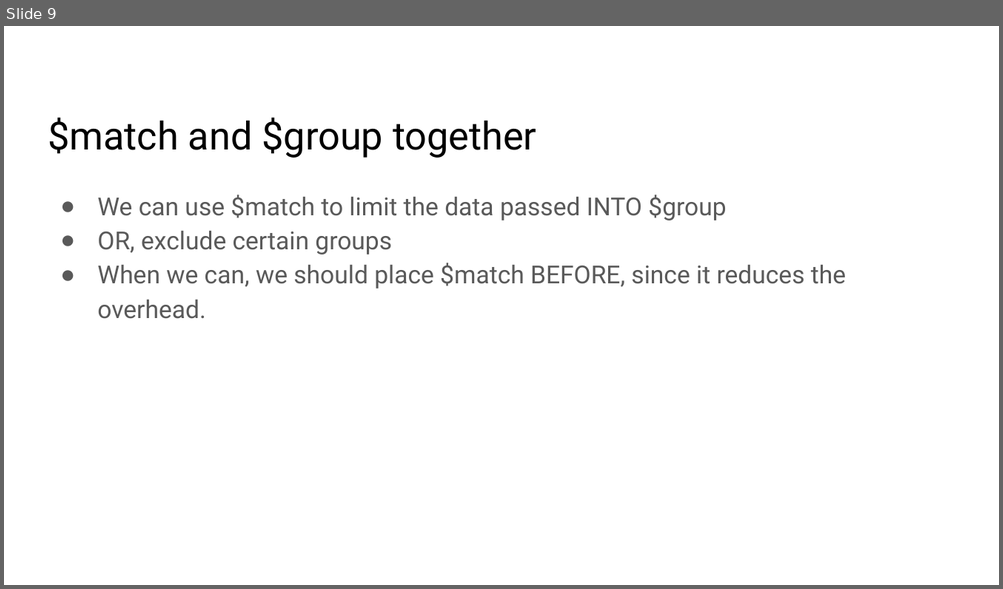
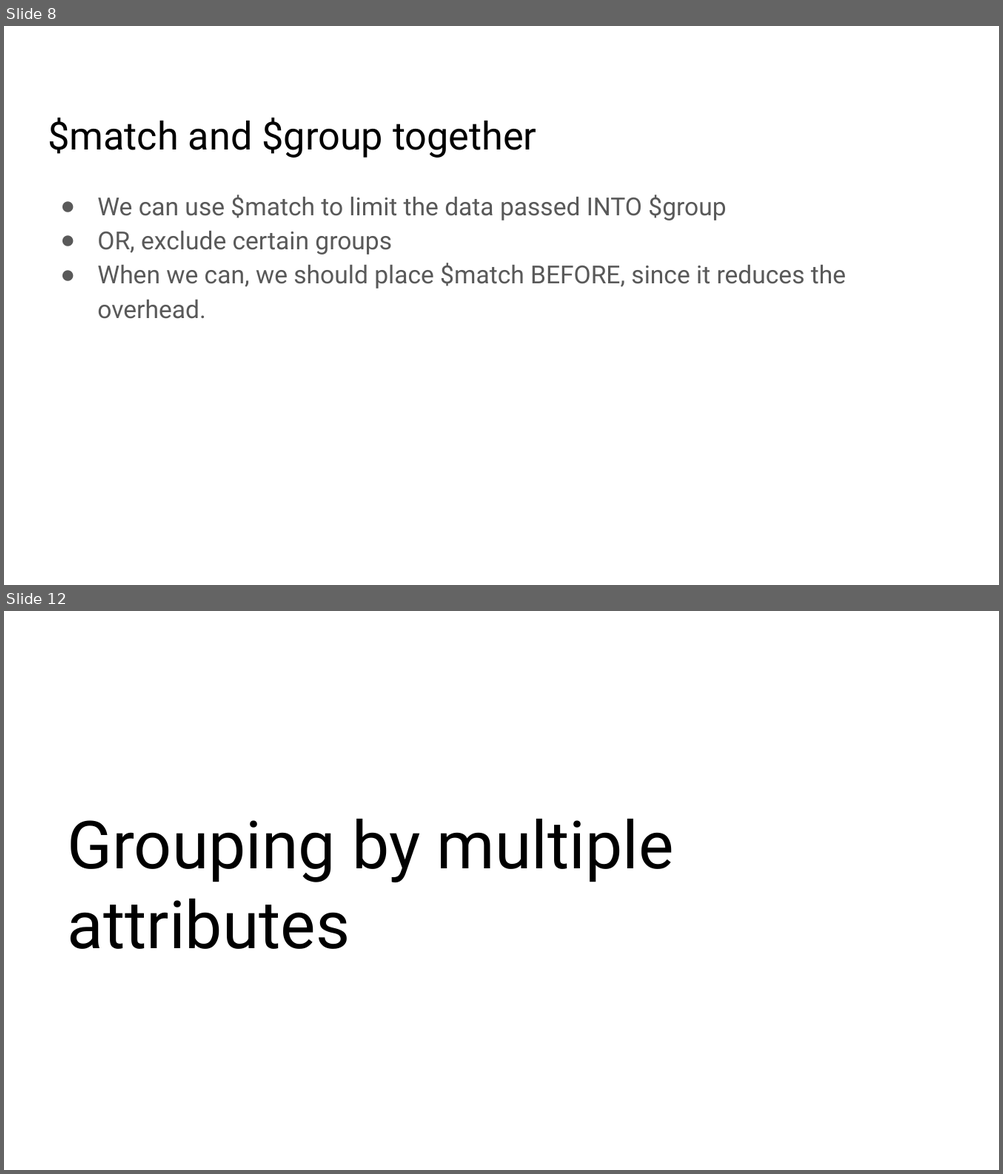
Before and after one commit to gharriso/AI-MongoDB-for-Data-analysis-and-Machine-Learning, a slide deck: 03c Aggregation group.pptx. Shown one above the other, each under a label of ours: slide 9 before the commit, slides 8 and 12 after it; the slides between them are not shown. The pictures are 1003x589 and 1003x1174 pixels, drawn with LibreOffice and Linux fonts; fonts in the diff are those of the drawing; background and template pictures are left out. Boxes give left, top, right and bottom in pixels: in the first picture for what was removed or moved away, otherwise in the second. Text is boxed around its words. In the diff, an @@ line names an element or a change of style, - is before the commit and + after.

```diff
--- a/03c Aggregation group.pptx
+++ b/03c Aggregation group.pptx
@@ slide 12 added at box(4, 611, 999, 1170), background #FFFFFF @@
@@ title added at box(68, 818, 674, 949), 48 pt, text #000000 @@
+Grouping by multiple attributes
@@ what was slide 9 is now slide 8 @@
```
Also in this commit, not shown: 1 slide changed, 6 other slides added, 5 slides removed, 10 other files.
